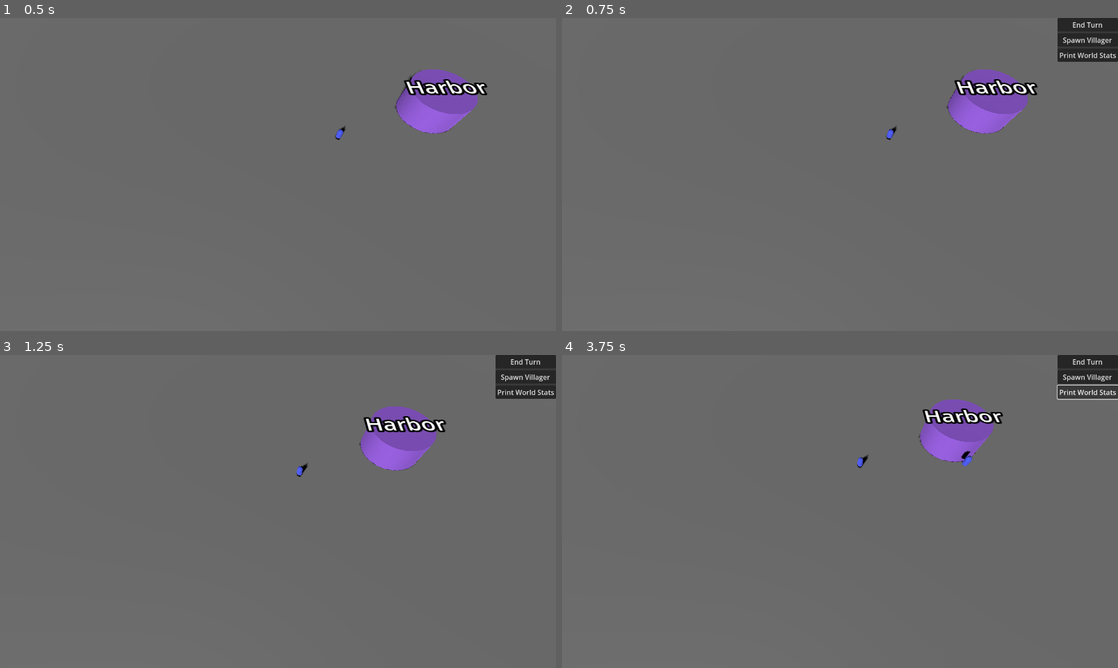
Above: before the commit, frames 1-4 (two rows, left to right).
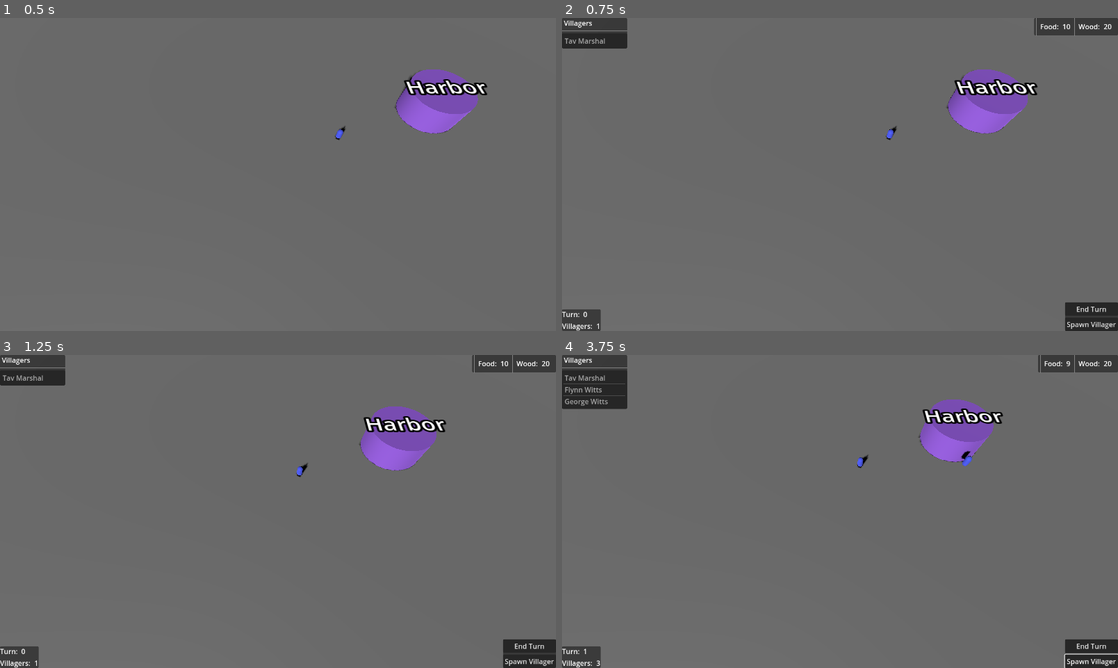
Above: after the commit, the same moments.

Repository: Sigf/Harbor
Game: Godot game, scene res://World/main.tscn
The game is run twice, just before and just after one commit, with the same random seed, the same clock (stepped at 60 frames per second) and the same inputs.
Inputs (mouse positions are in pixels of both pictures, inside the frame that each line leads up to):
- Up to frame 1 (0.5 s): no input
- Up to frame 2 (0.75 s): tap Enter (open_menu) at 0.5 s; hold D (move_right) from 0.53 s (still down)
- Up to frame 3 (1.25 s): keep holding D (move_right)
- Up to frame 4 (3.75 s): release D (move_right) at 1.25 s; click "End Turn" at 1.25 s; click "Spawn Villager" at 2 s; click (1090, 392) at 2.75 s, where only the run before the commit has a clickable "Print World Stats"; tap Space at 3.5 s; hold S (move_backward) from 3.53 s (still down)

Frame 1 is identical in both runs. In frame 2, 3.6% of the frame differs, in the area x 0-100%, y 0-100%; in frame 3, 3.6%; in frame 4, 4.4%.

Commit message:
Adds basic UI for world stats and villager list

Diff:
--- a/Characters/villager_character.gd
+++ b/Characters/villager_character.gd
@@ -1,8 +1,10 @@
 class_name VillagerCharacter extends Node3D
 
-var character_name: String
-var character_health: int
-var character_energy: int
+@export var character_name: String
+@export var current_health: int
+@export var current_energy: int
+@export var max_health: int
+@export var max_energy: int
 var owning_world: IslandWorld
 var current_job: VillagerJobBase
 
@@ -16,6 +18,8 @@
 
 func _on_turn_ended(turn_number: int):
 	do_work()
+	if not try_eat_food():
+		print("Villager ", character_name, " could not find anything to eat.")
 
 
 func initialize_character(new_owning_world: IslandWorld, new_name: String, start_health: int, start_energy: int) -> void:
@@ -23,10 +27,24 @@
 	assert(not new_name.is_empty())
 
 	character_name = new_name
-	character_health = start_health
-	character_energy = start_energy
+	max_health = start_health
+	max_energy = start_energy
+	current_health = max_health
+	current_energy = max_energy
 	owning_world = new_owning_world
 
 
 func assign_work(job_class: VillagerJobBase) -> void:
 	current_job = job_class.new()
+
+
+func try_eat_food() -> bool:
+	assert(is_instance_valid(owning_world))
+
+	var ate_food = owning_world.try_use_stockpile(IslandWorld.STOCKPILE.FOOD, 1)
+	if ate_food:
+		current_energy = max_energy
+	else:
+		current_energy = ceil(max_energy / 2.0)
+
+	return ate_food
--- a/UI/main_menu.gd
+++ b/UI/main_menu.gd
@@ -1,5 +1,54 @@
 class_name MainMenu extends Control
 
-@export var end_turn_button: Control
-@export var spawn_villager_button: Control
-@export var print_world_stats_button: Control
+@export var end_turn_button: Button
+@export var spawn_villager_button: Button
+@export var stockpile_food_value_label: Label
+@export var stockpile_wood_value_label: Label
+@export var current_turn_value_label: Label
+@export var current_villagers_count_value_label: Label
+@export var villagers_list: ItemList
+
+
+func initialize_ui(owning_world: IslandWorld) -> void:
+	assert(is_instance_valid(owning_world))
+
+	assert(is_instance_valid(end_turn_button))
+	assert(is_instance_valid(spawn_villager_button))
+	assert(is_instance_valid(stockpile_food_value_label))
+	assert(is_instance_valid(stockpile_wood_value_label))
+	assert(is_instance_valid(current_turn_value_label))
+	assert(is_instance_valid(current_villagers_count_value_label))
+
+	# Initialize values from current world
+	_on_stockpile_changed(owning_world.stockpile)
+	_on_turn_ended(owning_world.current_turn)
+	_on_villager_count_changed(owning_world.get_current_villagers_count())
+	_on_villagers_list_changed(owning_world.characters)
+
+	# Connect UI to owning world state change events
+	end_turn_button.pressed.connect(owning_world.end_turn)
+	spawn_villager_button.pressed.connect(owning_world.spawn_villager)
+	owning_world.stockpile_changed.connect(_on_stockpile_changed)
+	owning_world.turn_ended.connect(_on_turn_ended)
+	owning_world.villager_count_changed.connect(_on_villager_count_changed)
+	owning_world.villagers_changed.connect(_on_villagers_list_changed)
+
+
+func _on_stockpile_changed(new_stockpile: Dictionary[IslandWorld.STOCKPILE, int]) -> void:
+	stockpile_food_value_label.text = str(new_stockpile[IslandWorld.STOCKPILE.FOOD])
+	stockpile_wood_value_label.text = str(new_stockpile[IslandWorld.STOCKPILE.WOOD])
+
+
+func _on_turn_ended(turn_number: int) -> void:
+	current_turn_value_label.text = str(turn_number)
+
+
+func _on_villager_count_changed(new_villager_count: int) -> void:
+	current_villagers_count_value_label.text = str(new_villager_count)
+
+
+func _on_villagers_list_changed(new_villagers_list: Array[VillagerCharacter]) -> void:
+	villagers_list.clear()
+
+	for villager in new_villagers_list:
+		villagers_list.add_item(villager.character_name)
--- a/UI/main_menu.tscn
+++ b/UI/main_menu.tscn
@@ -2,7 +2,7 @@
 
 [ext_resource type="Script" uid="uid://dmyg3q3mgk58u" path="res://UI/main_menu.gd" id="1_06t4h"]
 
-[node name="MainMenu" type="Control" node_paths=PackedStringArray("end_turn_button", "spawn_villager_button", "print_world_stats_button")]
+[node name="MainMenu" type="Control" node_paths=PackedStringArray("end_turn_button", "spawn_villager_button", "stockpile_food_value_label", "stockpile_wood_value_label", "current_turn_value_label", "current_villagers_count_value_label", "villagers_list")]
 layout_mode = 3
 anchors_preset = 15
 anchor_right = 1.0
@@ -10,11 +10,38 @@
 grow_horizontal = 2
 grow_vertical = 2
 script = ExtResource("1_06t4h")
-end_turn_button = NodePath("PanelContainer/VBoxContainer/EndTurnButton")
-spawn_villager_button = NodePath("PanelContainer/VBoxContainer/SpawnVillagerButton")
-print_world_stats_button = NodePath("PanelContainer/VBoxContainer/PrintWorldStatsButton")
+end_turn_button = NodePath("ActionsContainer/VBoxContainer/EndTurnButton")
+spawn_villager_button = NodePath("ActionsContainer/VBoxContainer/SpawnVillagerButton")
+stockpile_food_value_label = NodePath("StockpileContainer/HBoxContainer/FoodValueText")
+stockpile_wood_value_label = NodePath("StockpileContainer/HBoxContainer/WoodValueText")
+current_turn_value_label = NodePath("WorldStatsContainer/VBoxContainer/HBoxContainer/TurnCountLabel")
+current_villagers_count_value_label = NodePath("WorldStatsContainer/VBoxContainer/HBoxContainer2/VillagerCountLabel")
+villagers_list = NodePath("VillagersListContainer/VBoxContainer/VillagersList")
 
-[node name="PanelContainer" type="PanelContainer" parent="."]
+[node name="ActionsContainer" type="PanelContainer" parent="."]
+layout_mode = 1
+anchors_preset = 3
+anchor_left = 1.0
+anchor_top = 1.0
+anchor_right = 1.0
+anchor_bottom = 1.0
+offset_left = -122.0
+offset_top = -66.0
+grow_horizontal = 0
+grow_vertical = 0
+
+[node name="VBoxContainer" type="VBoxContainer" parent="ActionsContainer"]
+layout_mode = 2
+
+[node name="EndTurnButton" type="Button" parent="ActionsContainer/VBoxContainer"]
+layout_mode = 2
+text = "End Turn"
+
+[node name="SpawnVillagerButton" type="Button" parent="ActionsContainer/VBoxContainer"]
+layout_mode = 2
+text = "Spawn Villager"
+
+[node name="StockpileContainer" type="PanelContainer" parent="."]
 layout_mode = 1
 anchors_preset = 1
 anchor_left = 1.0
@@ -23,17 +50,89 @@
 offset_bottom = 40.0
 grow_horizontal = 0
 
-[node name="VBoxContainer" type="VBoxContainer" parent="PanelContainer"]
+[node name="HBoxContainer" type="HBoxContainer" parent="StockpileContainer"]
 layout_mode = 2
 
-[node name="EndTurnButton" type="Button" parent="PanelContainer/VBoxContainer"]
+[node name="VSeparator2" type="VSeparator" parent="StockpileContainer/HBoxContainer"]
+custom_minimum_size = Vector2(10, 0)
 layout_mode = 2
-text = "End Turn"
 
-[node name="SpawnVillagerButton" type="Button" parent="PanelContainer/VBoxContainer"]
+[node name="Label" type="Label" parent="StockpileContainer/HBoxContainer"]
 layout_mode = 2
-text = "Spawn Villager"
+text = "Food: "
 
-[node name="PrintWorldStatsButton" type="Button" parent="PanelContainer/VBoxContainer"]
+[node name="FoodValueText" type="Label" parent="StockpileContainer/HBoxContainer"]
 layout_mode = 2
-text = "Print World Stats"
+text = "0"
+
+[node name="VSeparator3" type="VSeparator" parent="StockpileContainer/HBoxContainer"]
+custom_minimum_size = Vector2(10, 0)
+layout_mode = 2
+
+[node name="Label3" type="Label" parent="StockpileContainer/HBoxContainer"]
+layout_mode = 2
+text = "Wood: "
+
+[node name="WoodValueText" type="Label" parent="StockpileContainer/HBoxContainer"]
+layout_mode = 2
+text = "0"
+
+[node name="VSeparator" type="VSeparator" parent="StockpileContainer/HBoxContainer"]
+custom_minimum_size = Vector2(10, 0)
+layout_mode = 2
+
+[node name="VillagersListContainer" type="PanelContainer" parent="."]
+layout_mode = 1
+offset_right = 40.0
+offset_bottom = 40.0
+
+[node name="VBoxContainer" type="VBoxContainer" parent="VillagersListContainer"]
+custom_minimum_size = Vector2(150, 0)
+layout_mode = 2
+
+[node name="Label" type="Label" parent="VillagersListContainer/VBoxContainer"]
+layout_mode = 2
+text = " Villagers"
+
+[node name="HSeparator" type="HSeparator" parent="VillagersListContainer/VBoxContainer"]
+layout_mode = 2
+
+[node name="VillagersList" type="ItemList" parent="VillagersListContainer/VBoxContainer"]
+layout_mode = 2
+allow_search = false
+auto_width = true
+auto_height = true
+
+[node name="WorldStatsContainer" type="PanelContainer" parent="."]
+layout_mode = 1
+anchors_preset = 2
+anchor_top = 1.0
+anchor_bottom = 1.0
+offset_top = -40.0
+offset_right = 40.0
+grow_vertical = 0
+
+[node name="VBoxContainer" type="VBoxContainer" parent="WorldStatsContainer"]
+layout_mode = 2
+
+[node name="HBoxContainer" type="HBoxContainer" parent="WorldStatsContainer/VBoxContainer"]
+layout_mode = 2
+
+[node name="Label" type="Label" parent="WorldStatsContainer/VBoxContainer/HBoxContainer"]
+layout_mode = 2
+text = "Turn: "
+
+[node name="TurnCountLabel" type="Label" parent="WorldStatsContainer/VBoxContainer/HBoxContainer"]
+layout_mode = 2
+text = "0"
+
+[node name="HBoxContainer2" type="HBoxContainer" parent="WorldStatsContainer/VBoxContainer"]
+layout_mode = 2
+
+[node name="Label" type="Label" parent="WorldStatsContainer/VBoxContainer/HBoxContainer2"]
+layout_mode = 2
+text = "Villagers: "
+
+[node name="VillagerCountLabel" type="Label" parent="WorldStatsContainer/VBoxContainer/HBoxContainer2"]
+layout_mode = 2
+text = "0"
--- a/World/island_world.gd
+++ b/World/island_world.gd
@@ -2,26 +2,27 @@
 
 signal turn_ended(turn_number: int)
 signal villager_spawned(new_villager: VillagerCharacter)
+signal villager_count_changed(new_villager_count: int)
+signal villagers_changed(villagers_list: Array[VillagerCharacter])
+signal stockpile_changed(new_stockpile: Dictionary[STOCKPILE, int])
 
 var current_turn: int
 var characters: Array[VillagerCharacter]
 var harbor_structure: StructureHarbor
-var wood_stockpile: int
-var food_stockpile: int
 
 const character_res = preload("res://Characters/villager_character.tscn")
 const new_villager_name_set: CharacterNameSet = preload("res://Characters/character_names_english.tres")
 
+enum STOCKPILE {FOOD, WOOD}
+var stockpile: Dictionary[STOCKPILE, int] = {
+	STOCKPILE.FOOD: 10,
+	STOCKPILE.WOOD: 20
+}
+
 
 func _ready():
 	current_turn = 0
-	wood_stockpile = 0
-	food_stockpile = 0
 	get_world_entities()
-
-
-func _process(delta) -> void:
-	pass
 
 
 func end_turn() -> void:
@@ -45,6 +46,8 @@
 	print("Character ", new_character.character_name, " was added to the world.")
 	turn_ended.connect(new_character._on_turn_ended)
 	villager_spawned.emit(new_character)
+	villager_count_changed.emit(characters.size())
+	villagers_changed.emit(characters)
 
 
 func get_world_entities() -> void:
@@ -56,12 +59,43 @@
 		# Get every already spawned characters
 		if child is VillagerCharacter:
 			var found_villager = child as VillagerCharacter
+
+			# HACK: This will not be needed once worlds are saved and generated from code
+			if not is_instance_valid(found_villager.owning_world):
+				found_villager.owning_world = self
+
 			turn_ended.connect(found_villager._on_turn_ended)
 			characters.append(found_villager)
 
 	assert(is_instance_valid(harbor_structure))
 
 
+func try_use_stockpile(stockpile_type: STOCKPILE, ammount: int) -> bool:
+	assert(stockpile.has(stockpile_type))
+	assert(ammount > 0)
+
+	if stockpile[stockpile_type] >= ammount:
+		stockpile[stockpile_type] -= ammount
+		stockpile_changed.emit(stockpile)
+		return true
+
+	return false
+
+
+func try_add_to_stockpile(stockpile_type: STOCKPILE, ammount: int) -> bool:
+	assert(stockpile.has(stockpile_type))
+	assert(ammount > 0)
+
+	# TODO: Should probably add a limit to stockpile
+	stockpile[stockpile_type] += ammount
+	stockpile_changed.emit(stockpile)
+	return true
+
+
+func get_current_villagers_count() -> int:
+	return characters.size()
+
+
 func print_world_stats() -> void:
 	print("Current Turn: ", current_turn)
 	print("Characters in world: ", characters.size())
--- a/World/main.gd
+++ b/World/main.gd
@@ -22,13 +22,12 @@
 		else:
 			# Open main menu
 			main_menu_instance = main_menu_scene.instantiate() as MainMenu
-			_set_menu_buttons()
+			main_menu_instance.initialize_ui(current_world)
 			add_child(main_menu_instance)
 
 
 func _set_menu_buttons() -> void:
 	assert(is_instance_valid(main_menu_instance))
-
 	assert(is_instance_valid(main_menu_instance.end_turn_button))
 	assert(is_instance_valid(main_menu_instance.spawn_villager_button))
 	assert(is_instance_valid(main_menu_instance.print_world_stats_button))
--- a/World/main_island.tscn
+++ b/World/main_island.tscn
@@ -23,6 +23,8 @@
 
 [node name="VillagerCharacter" parent="." instance=ExtResource("2_jjsx5")]
 transform = Transform3D(1, 0, 0, 0, 1, 0, 0, 0, 1, 10.866452, 0, -7.4743958)
-character_name = "Marshal"
-character_health = 10
-character_energy = 20
+character_name = "Tav Marshal"
+current_health = 10
+current_energy = 20
+max_health = 10
+max_energy = 20
